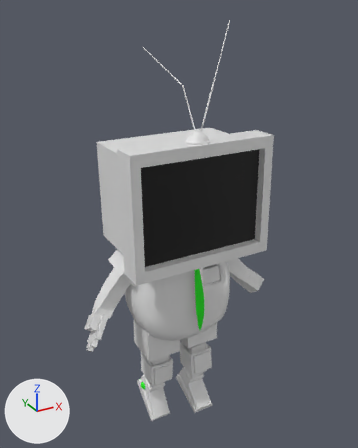
A saved change to the Blender file Assets/RobotCharacter.blend.
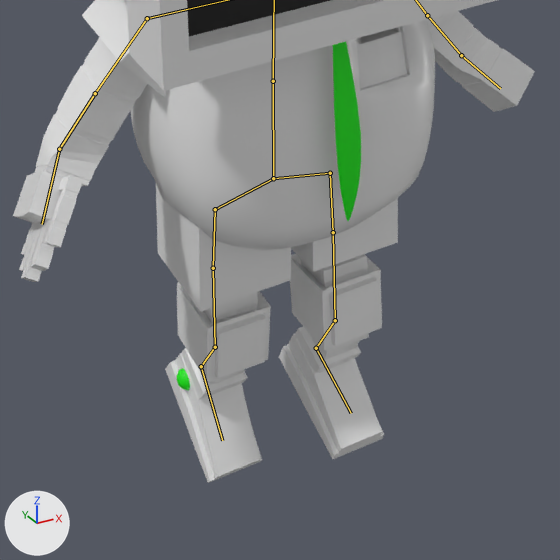
Each version appears first whole from a camera (50 mm lens) standing at (-3.45, -6.14, 6.71) and looking at (0.12, 0.36, 3.46), and next in a close-up on the part from 22% to 76% of the width and 57% to 100% of the height. The axes (+X, +Y, +Z) are drawn at lower left. The lights are the same throughout. Both versions are drawn at frame 0 of the action 'interact'; the numbers are the values there. The bones that bend it are drawn over the model as lines in the close-ups.
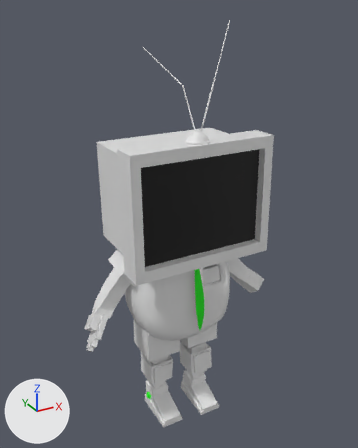
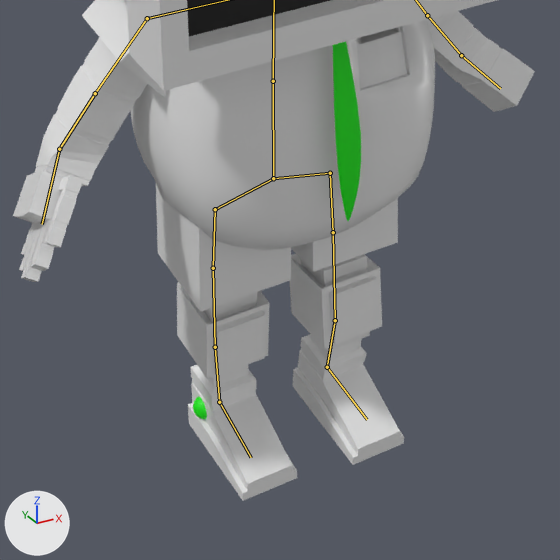
What the commit changed:
Bone 'ankel.l' (bone_ankel_l) turns from (0, -1, 36) to (0, 0, 16) degrees about its own x, y and z.
Bone 'ankel.r' (bone_ankel_r) turns from (0, 1, -32) to (0, 0, 5) degrees about its own x, y and z.

Changed parts and their boxes (x1, y1, x2, y2) in the close-ups (560 x 560 px):
'Cube.012', posed
    before: (13, 0, 535, 483)
    after: (13, 0, 535, 501)
bone 'ankel.l', root to tip
    before: (335, 320) to (316, 348)
    after: (335, 320) to (327, 367)
bone 'ankel.r', root to tip
    before: (215, 347) to (201, 366)
    after: (215, 347) to (219, 402)
